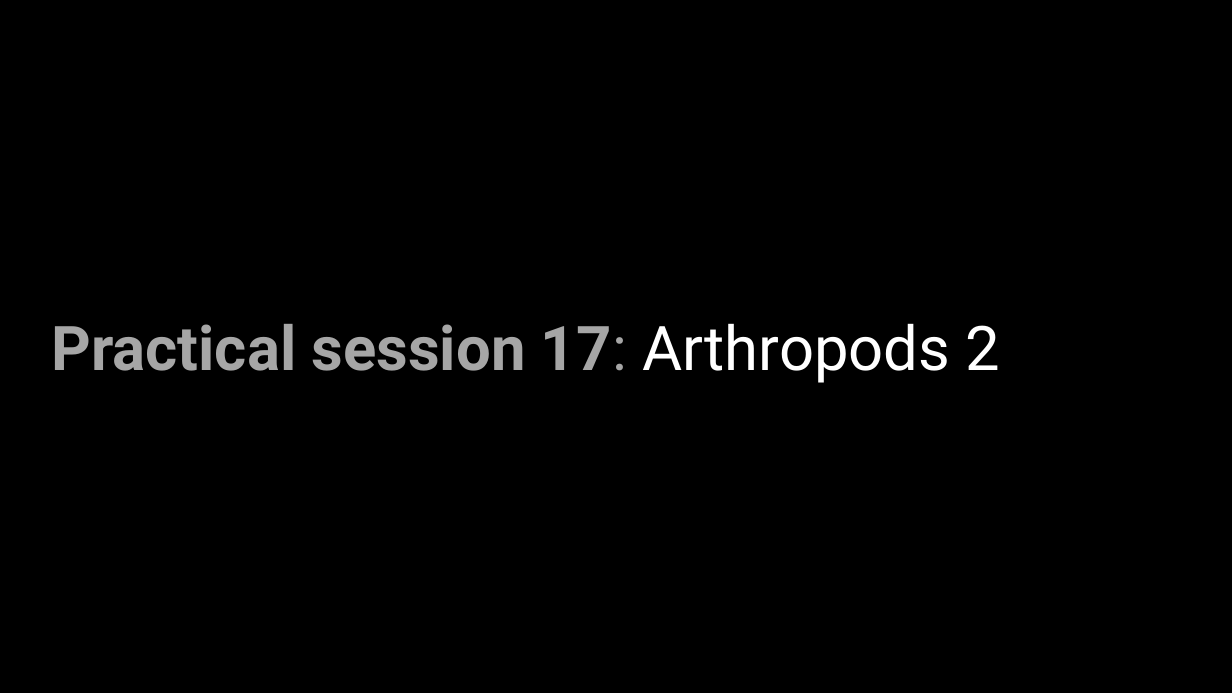
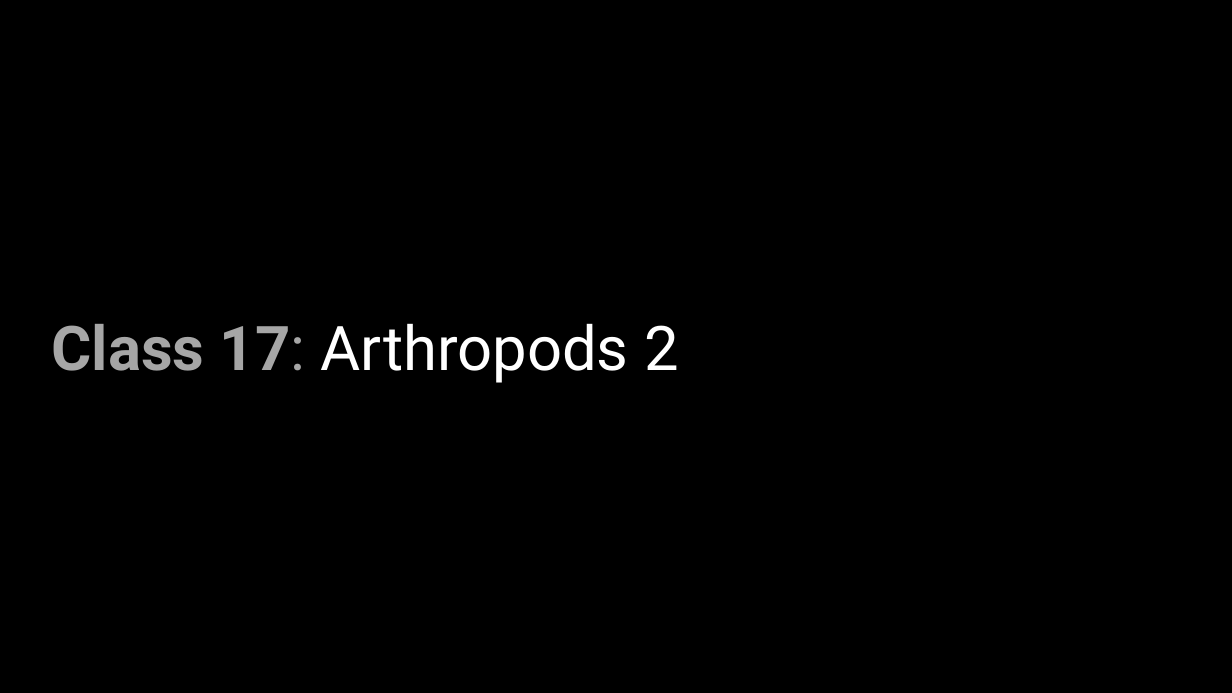
Before and after one commit to wood-lab/fish_406, a slide deck: slide 1 of docs/lectures/in-class_activities/class_17.pptx. Drawn at 1232x693 pixels with LibreOffice and Linux fonts; fonts in the diff are those of the drawing. Boxes give left, top, right and bottom in pixels: in the first picture for what was removed or moved away, otherwise in the second. Text is boxed around its words. In the diff, an @@ line names an element or a change of style, - is before the commit and + after.

Commit message:
updating ppt and agenda for class_17

```diff
--- a/docs/lectures/in-class_activities/class_17.pptx
+++ b/docs/lectures/in-class_activities/class_17.pptx
@@ text at (x1=52, y1=323, x2=679, y2=383): text changed; text colour #A6A6A6 to #FFFFFF; bold off @@
-Practical session 17: Arthropods 2
+Class 17: Arthropods 2
```
Also in this commit, not shown: 1 other slide changed, 1 slide removed, 12 other files.
